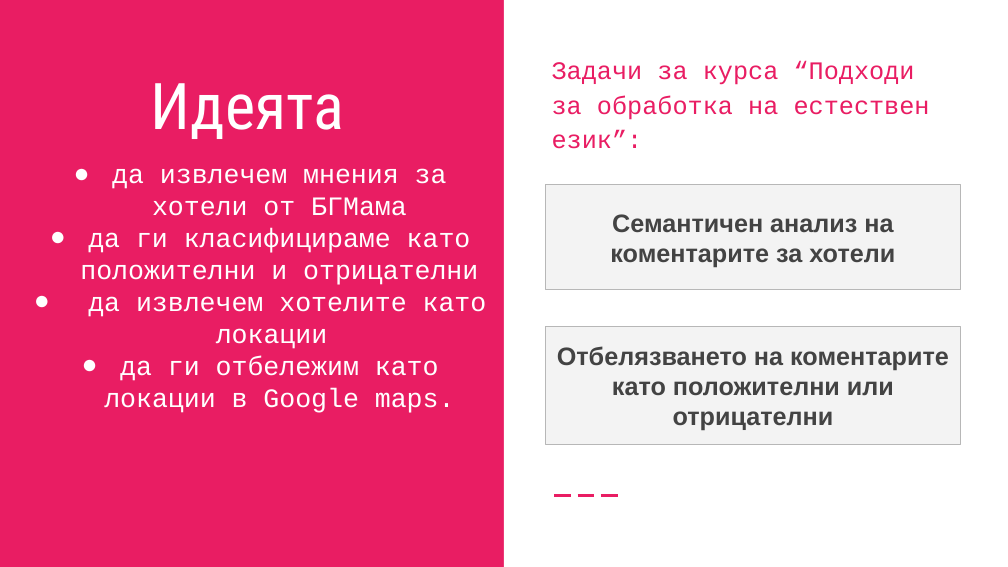
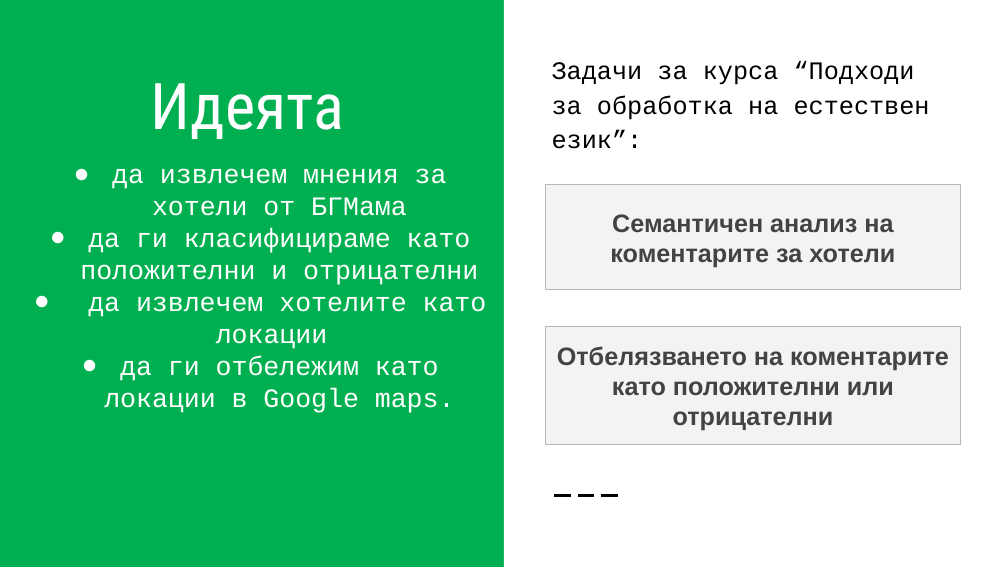
Before and after one commit to skeleta/BGMamaProject, a slide deck: slide 2 of documentation/БГ мама наръчник - НЛП.pptx. Drawn at 1008x567 pixels with LibreOffice and Linux fonts; fonts in the diff are those of the drawing. Boxes give left, top, right and bottom in pixels: in the first picture for what was removed or moved away, otherwise in the second. Text is boxed around its words. In the diff, an @@ line names an element or a change of style, - is before the commit and + after.

```diff
--- a/documentation/БГ мама наръчник - НЛП.pptx
+++ b/documentation/БГ мама наръчник - НЛП.pptx
@@ background #E91D63 to #00B050 @@
@@ text "Задачи за курса “Подходи за ..." at [552, 60, 930, 149]: text colour #E91D63 to #000000 @@
@@ line (554, 496) - (618, 496): stroke #E91D63 1.5 pt dashed to #000000 1.5 pt dashed @@
```
Also in this commit, not shown: 7 other slides changed.
